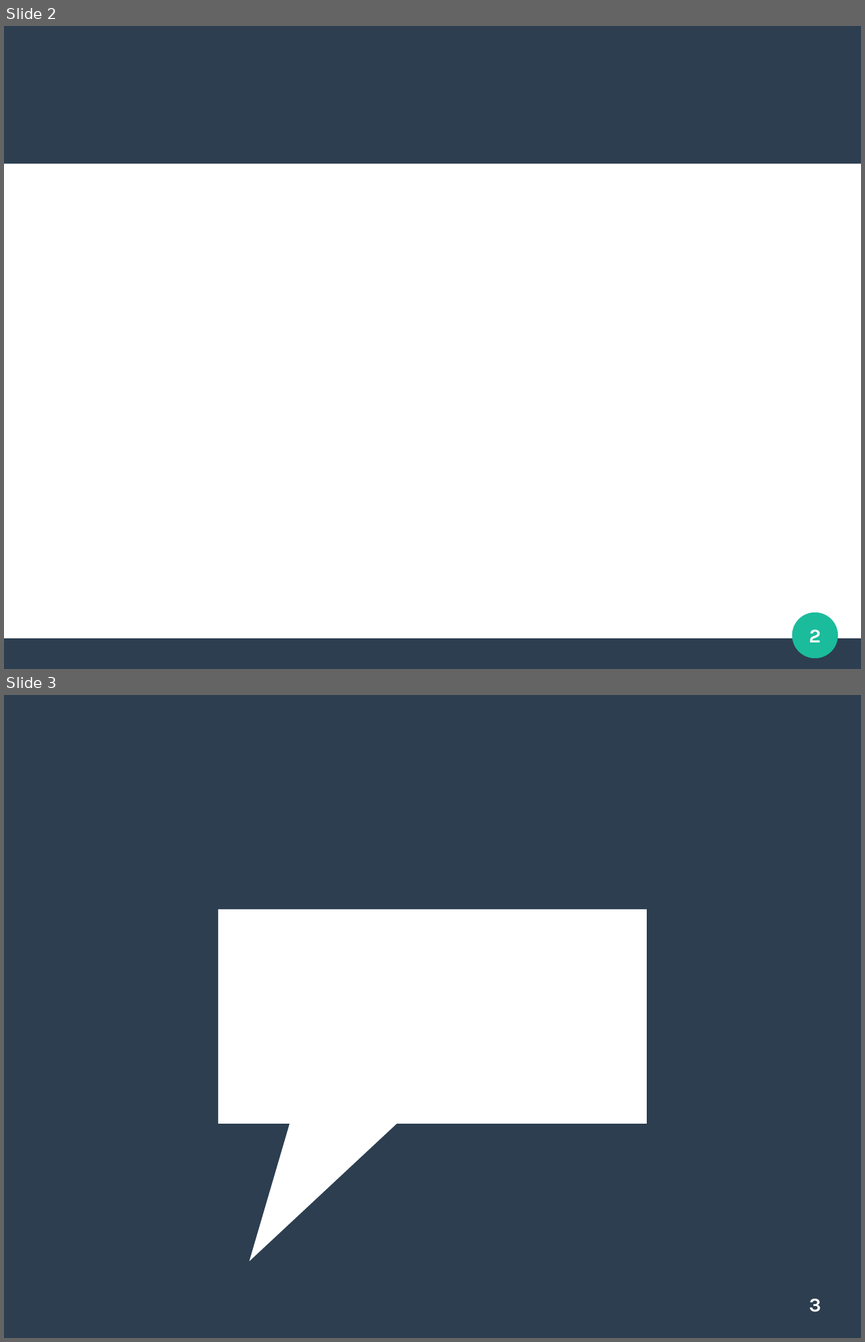
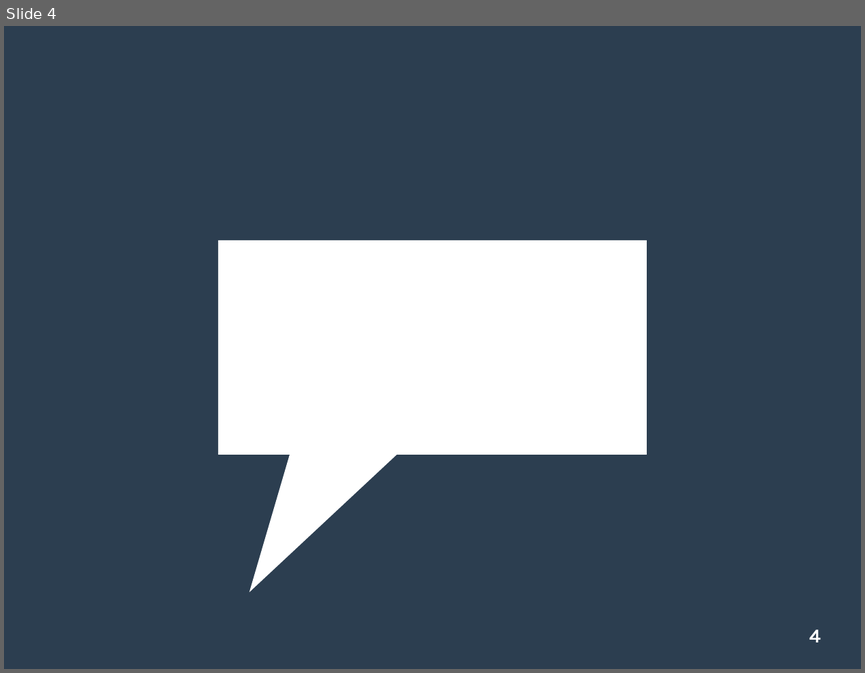
Before and after one commit to javier-a-agustin/tp-final-Introduccion-a-la-Concurrencia-2020, a slide deck: presentacion.odp. Shown one above the other, each under a label of ours: slides 2 and 3 before the commit, slide 4 after it. The pictures are 865x1342 and 865x673 pixels, drawn with LibreOffice and Linux fonts; fonts in the diff are those of the drawing. Boxes give left, top, right and bottom in pixels: in the first picture for what was removed or moved away, otherwise in the second. Text is boxed around its words. In the diff, an @@ line names an element or a change of style, - is before the commit and + after.

```diff
--- a/presentacion.odp
+++ b/presentacion.odp
@@ slide 2 removed at [4, 26, 861, 669], background #FFFFFF @@
@@ rectangle removed at [4, 26, 861, 163] @@
@@ ellipse removed at [792, 612, 838, 658] @@
@@ page number removed at [809, 629, 821, 642] @@
-2
@@ rectangle removed at [4, 638, 861, 668] @@
@@ what was slide 3 is now slide 4 @@
@@ page number at [809, 629, 821, 642]: text changed @@
-3
+4
```
Also in this commit, not shown: 1 slide changed, 2 slides added, 2 other files.
